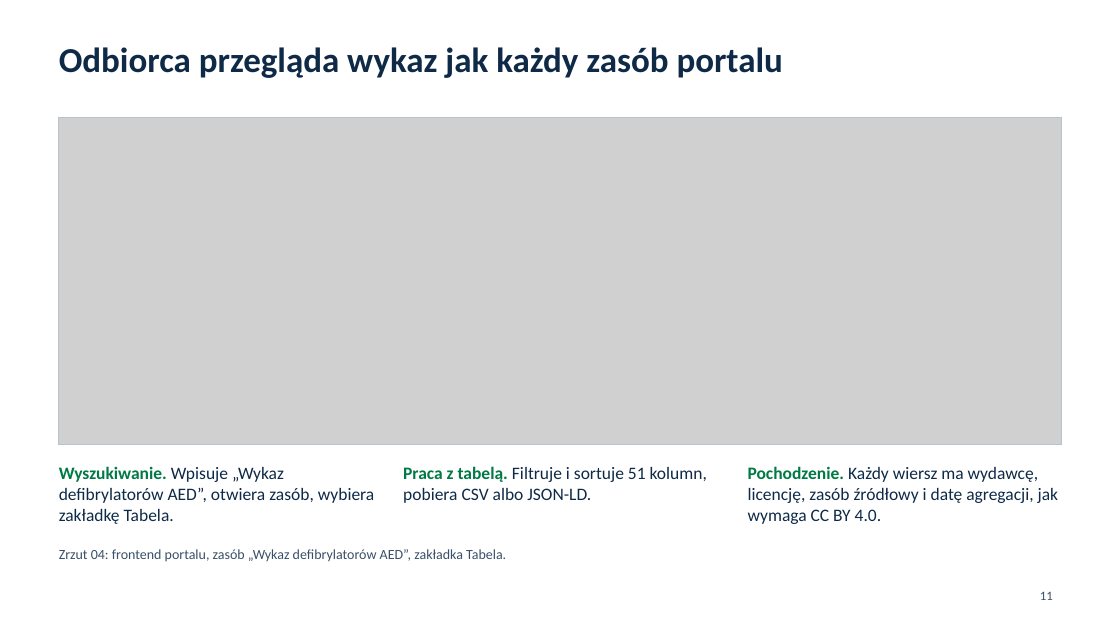
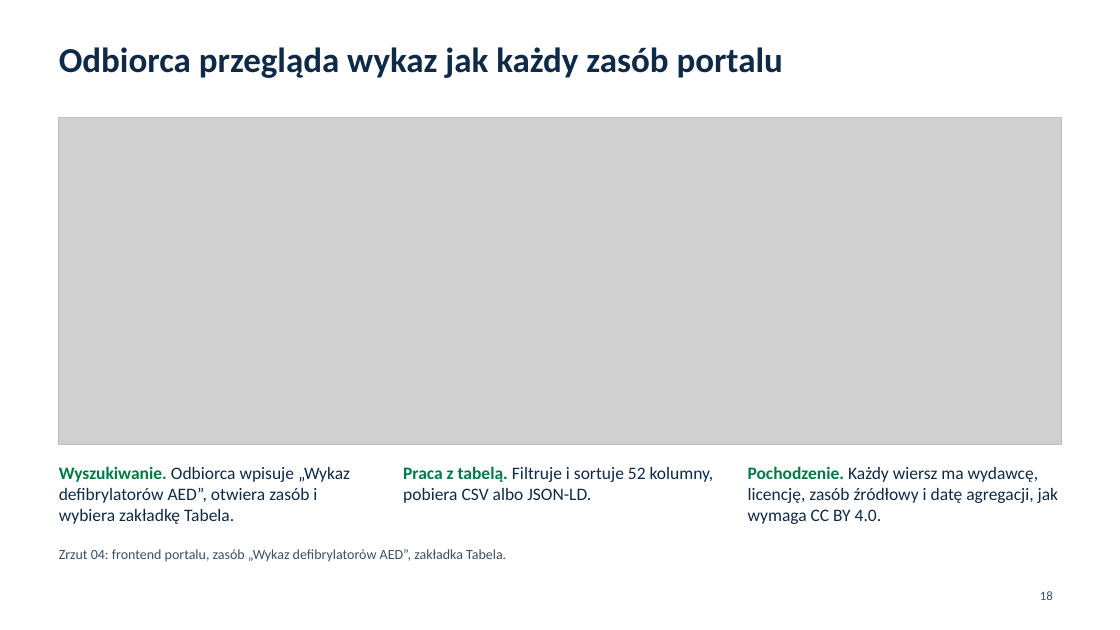
Before and after one commit to Bleidhu/Hack_Nation_2026_Open_AED, a slide deck: slide 18 of ZGLOSZENIE/prezentacja/dane_przezycie_prezentacja.pptx (slide 11 before the commit). Drawn at 1120x630 pixels with LibreOffice and Linux fonts; fonts in the diff are those of the drawing; grey boxes stand for pictures. Boxes give left, top, right and bottom in pixels: in the first picture for what was removed or moved away, otherwise in the second. Text is boxed around its words. In the diff, an @@ line names an element or a change of style, - is before the commit and + after.

Commit message:
ZGLOSZENIE: kopie materiałów v2.1.0, PDF instrukcji, przykłady opisu XML, łatka portalu i teksty do formularza

```diff
--- a/ZGLOSZENIE/prezentacja/dane_przezycie_prezentacja.pptx
+++ b/ZGLOSZENIE/prezentacja/dane_przezycie_prezentacja.pptx
@@ text at box(59, 466, 350, 524): text changed @@
-Wyszukiwanie. Wpisuje „Wykaz defibrylatorów AED”, otwiera zasób, wybiera zakładkę Tabela.
+Wyszukiwanie. Odbiorca wpisuje „Wykaz defibrylatorów AED”, otwiera zasób i wybiera zakładkę Tabela.
@@ text at box(403, 466, 714, 503): text changed @@
-Praca z tabelą. Filtruje i sortuje 51 kolumn, pobiera CSV albo JSON-LD.
+Praca z tabelą. Filtruje i sortuje 52 kolumny, pobiera CSV albo JSON-LD.
@@ page number at box(1040, 591, 1053, 600): text changed @@
-11
+18
```
Also in this commit, not shown: 12 other slides changed, 9 slides added, 53 other files.
